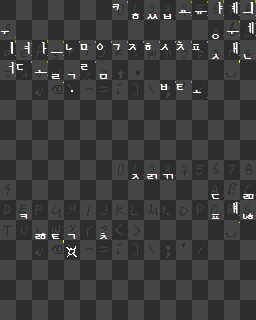
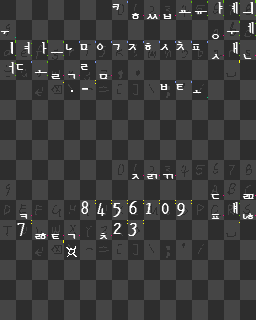
Before/after of a 256px x 320px layered artwork. What changed in the layer stack:
painted on "GLYPH TAGS–NONHANGUL" over (31, 80, 192, 224)
painted on "NONHANGUL" over (17, 88, 185, 236)
